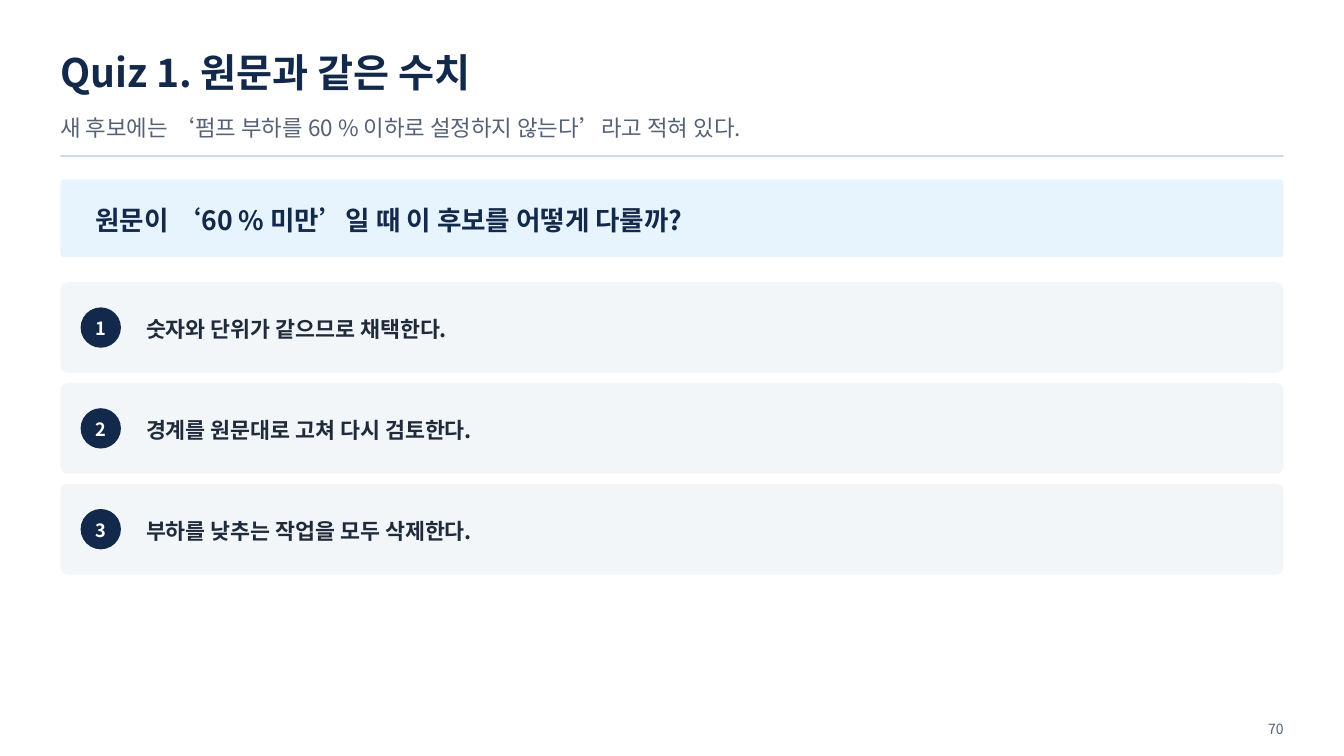
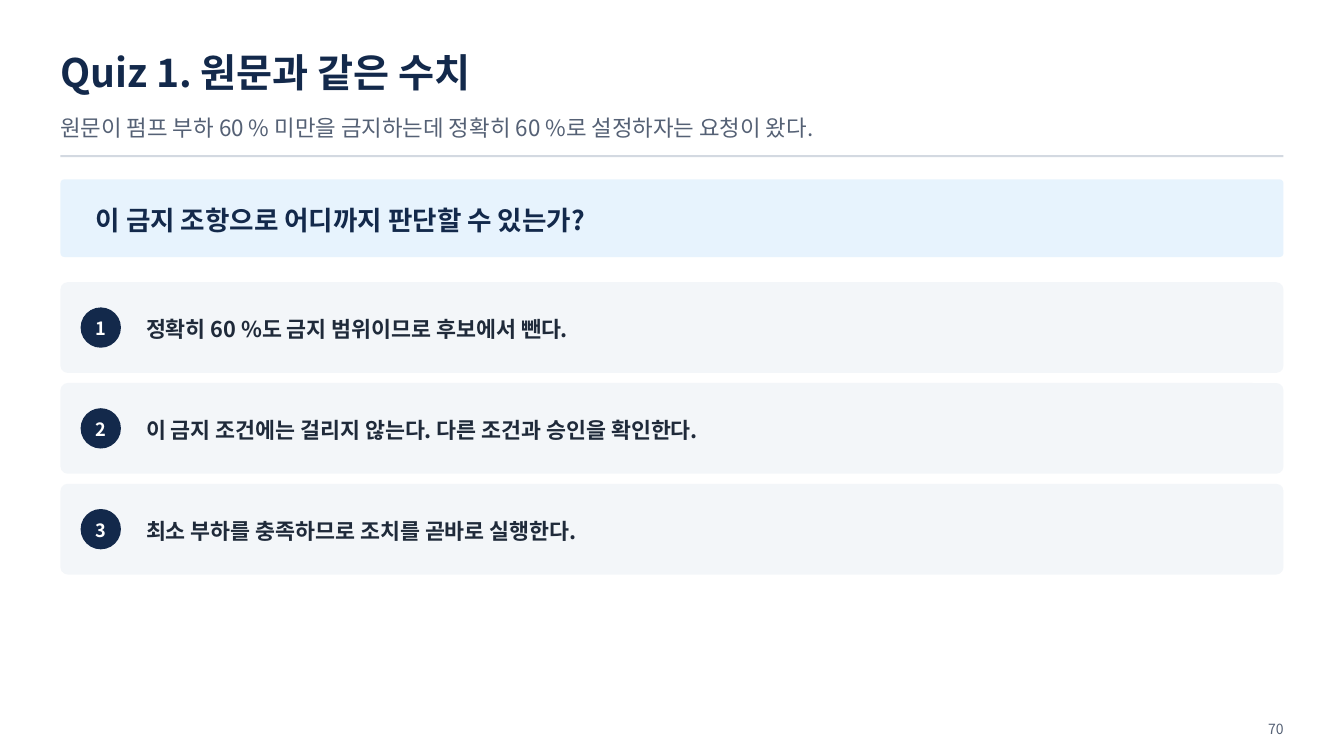
Before and after one commit to uengine-oss/hyd-iot-edu, a slide deck: slide 70 of workspace/강의제작/산출물/통합반/이론/04회차/통합반_04일차.pptx. Drawn at 1344x756 pixels with LibreOffice and Linux fonts; fonts in the diff are those of the drawing. Boxes give left, top, right and bottom in pixels: in the first picture for what was removed or moved away, otherwise in the second. Text is boxed around its words. In the diff, an @@ line names an element or a change of style, - is before the commit and + after.

Commit message:
통합반 4회차 복습·퀴즈 67~73장을 바로잡고 두 편의 실제 렌더·낭독과 제작 입력을 검증한다

```diff
--- a/workspace/강의제작/산출물/통합반/이론/04회차/통합반_04일차.pptx
+++ b/workspace/강의제작/산출물/통합반/이론/04회차/통합반_04일차.pptx
@@ text at <box>60,117,813,138</box>: text changed @@
-새 후보에는 ‘펌프 부하를 60 % 이하로 설정하지 않는다’라고 적혀 있다.
+원문이 펌프 부하 60 % 미만을 금지하는데 정확히 60 %로 설정하자는 요청이 왔다.
@@ text at <box>96,207,585,233</box>: text changed @@
-원문이 ‘60 % 미만’일 때 이 후보를 어떻게 다룰까?
+이 금지 조항으로 어디까지 판단할 수 있는가?
@@ text at <box>146,318,568,339</box>: text changed @@
-숫자와 단위가 같으므로 채택한다.
+정확히 60 %도 금지 범위이므로 후보에서 뺀다.
@@ text at <box>146,419,698,440</box>: text changed @@
-경계를 원문대로 고쳐 다시 검토한다.
+이 금지 조건에는 걸리지 않는다. 다른 조건과 승인을 확인한다.
@@ text at <box>146,520,577,541</box>: text changed @@
-부하를 낮추는 작업을 모두 삭제한다.
+최소 부하를 충족하므로 조치를 곧바로 실행한다.
```
Also in this commit, not shown: 5 other slides changed, 25 other files.
